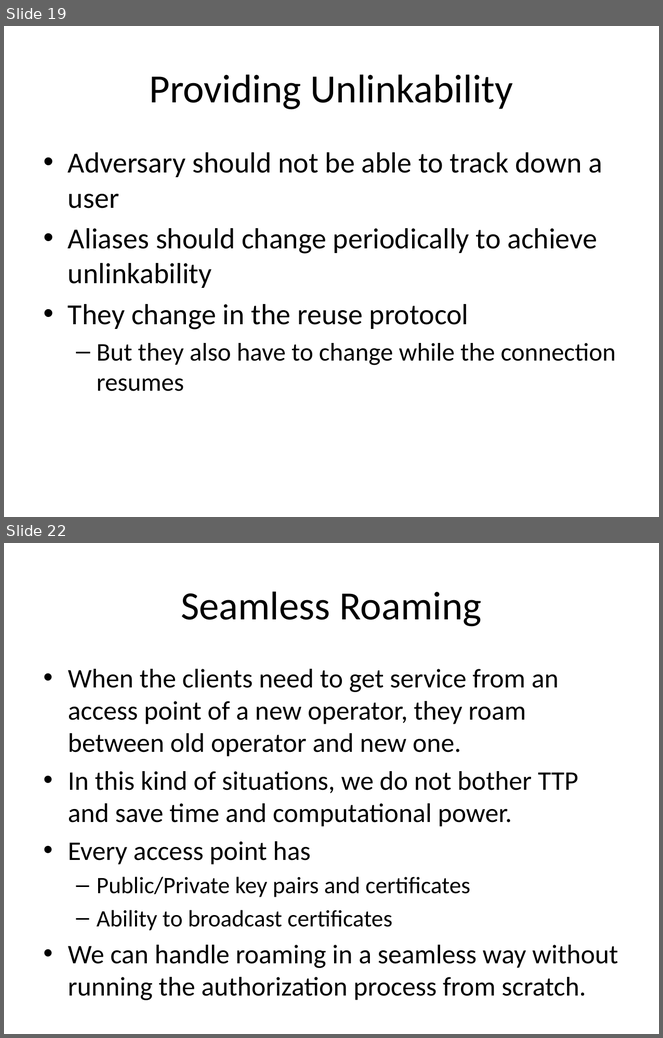
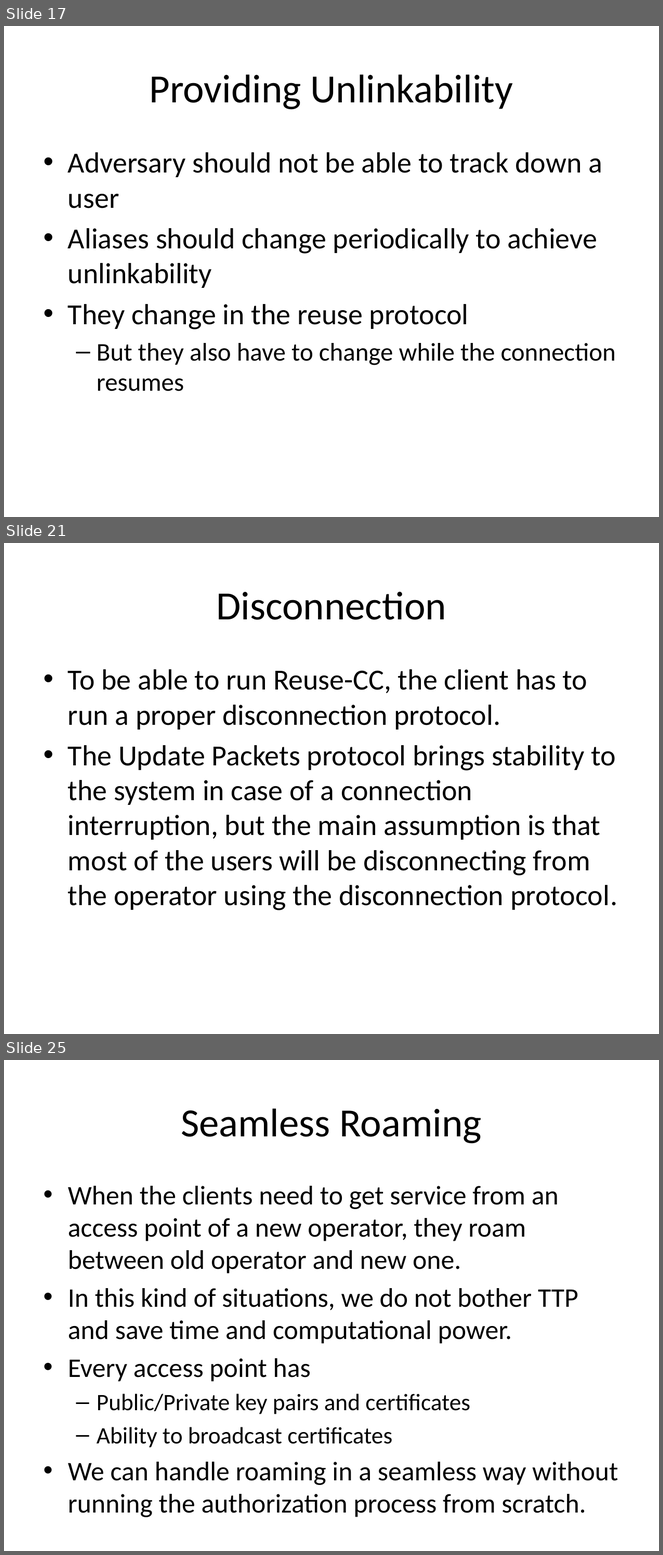
Before and after one commit to canleloglu/worddoc, a slide deck: sunumNew.pptx. Shown one above the other, each under a label of ours: slides 19 and 22 before the commit, slides 17, 21 and 25 after it; the slides between them are not shown. The pictures are 663x1038 and 663x1555 pixels, drawn with LibreOffice and Linux fonts; fonts in the diff are those of the drawing. Boxes give left, top, right and bottom in pixels: in the first picture for what was removed or moved away, otherwise in the second. Text is boxed around its words. In the diff, an @@ line names an element or a change of style, - is before the commit and + after.

```diff
--- a/sunumNew.pptx
+++ b/sunumNew.pptx
@@ slide 21 added at bbox=[4, 543, 659, 1034], background #FFFFFF @@
@@ title added at bbox=[216, 591, 447, 620], 44 pt, text #000000 @@
+Disconnection
@@ text added at bbox=[68, 669, 618, 911], 32 pt, text #000000 @@
+• To be able to run Reuse-CC, the client has to run a proper disconnection protocol.
+• The Update Packets protocol brings stability to the system in case of a connection interruption, but the main assumption is that most of the users will be disconnecting from the operator using the disconnection protocol.
@@ what was slide 19 is now slide 17 @@
@@ what was slide 22 is now slide 25 @@
```
Also in this commit, not shown: 11 slides changed, 36 other slides added, 11 slides removed, 1 other file.
